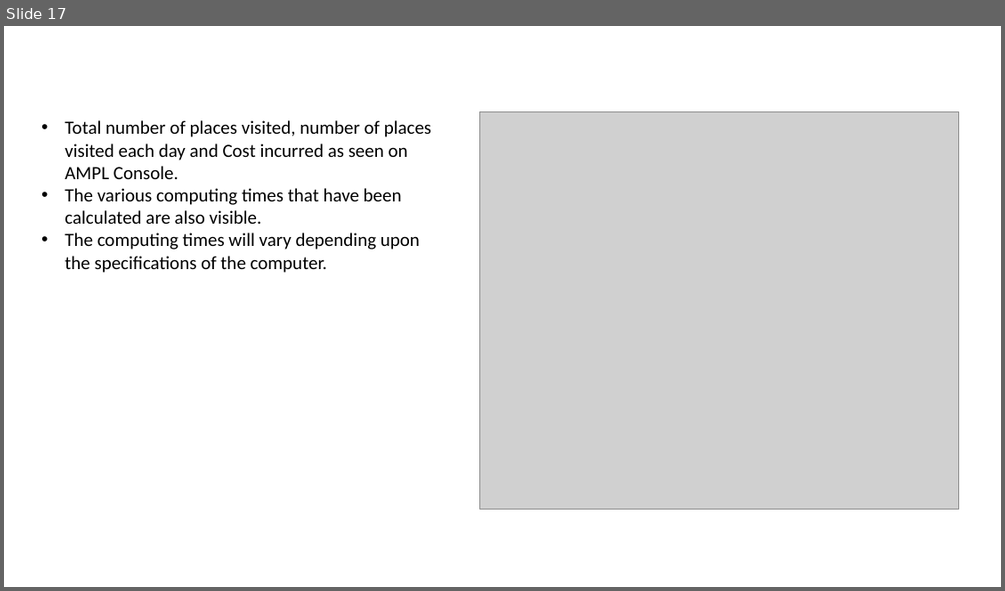
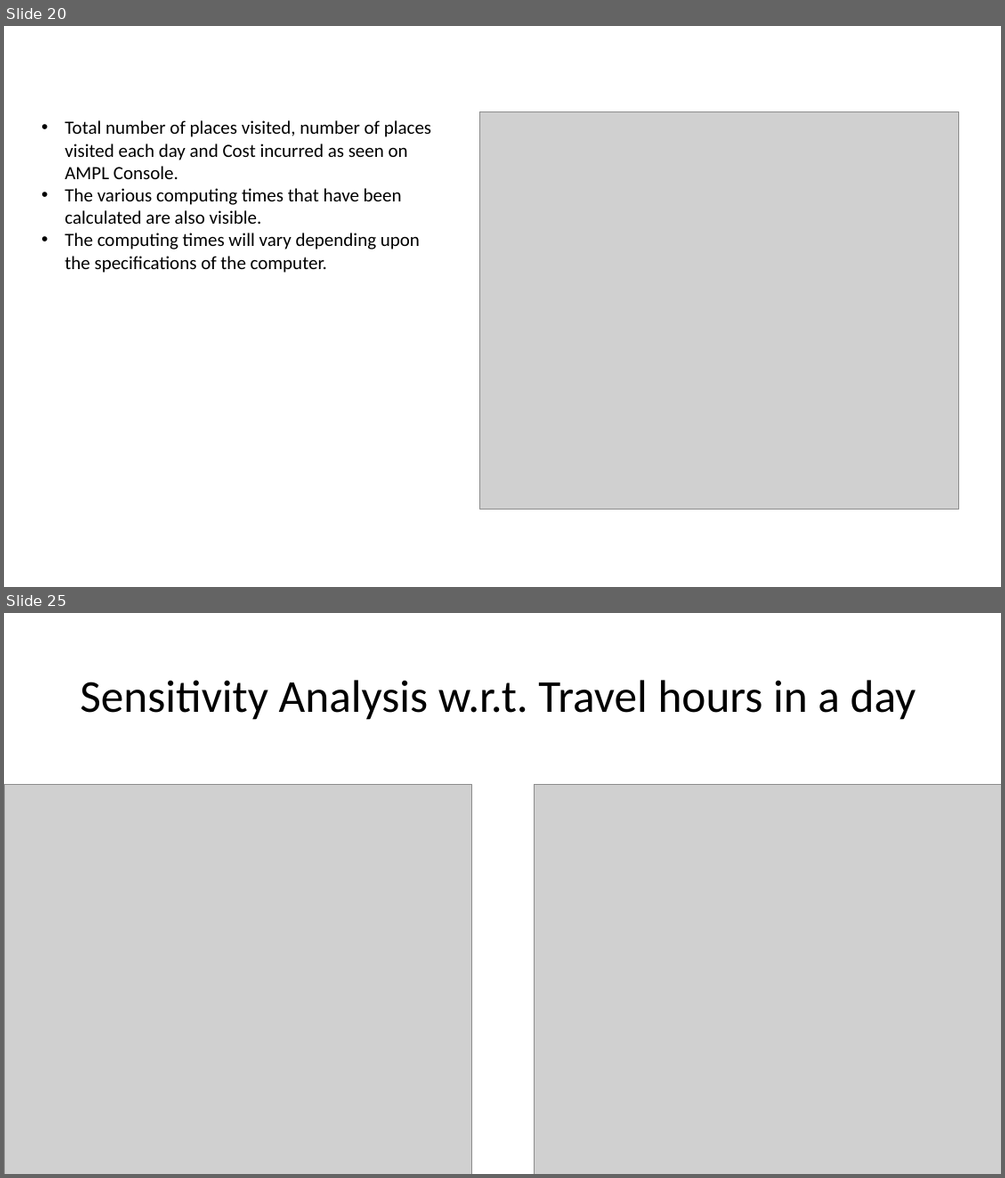
Before and after one commit to abhilash-j2/BostonSightseeing, a slide deck: Boston Sightseeing.pptx. Shown one above the other, each under a label of ours: slide 17 before the commit, slides 20 and 25 after it; the slides between them are not shown. The pictures are 1005x591 and 1005x1178 pixels, drawn with LibreOffice and Linux fonts; fonts in the diff are those of the drawing; grey boxes stand for pictures. Boxes give left, top, right and bottom in pixels: in the first picture for what was removed or moved away, otherwise in the second. Text is boxed around its words. In the diff, an @@ line names an element or a change of style, - is before the commit and + after.

```diff
--- a/Boston Sightseeing.pptx
+++ b/Boston Sightseeing.pptx
@@ slide 25 added at (4,613,1001,1174), background #FFFFFF @@
@@ title added at (80,680,916,720), 44 pt, text #000000 @@
+Sensitivity Analysis w.r.t. Travel hours in a day
@@ picture added at (4,784,471,1174) @@
@@ picture added at (534,784,1001,1174) @@
@@ what was slide 17 is now slide 20 @@
```
Also in this commit, not shown: 12 slides changed, 6 other slides added, 1 slide removed, 1 other file.
